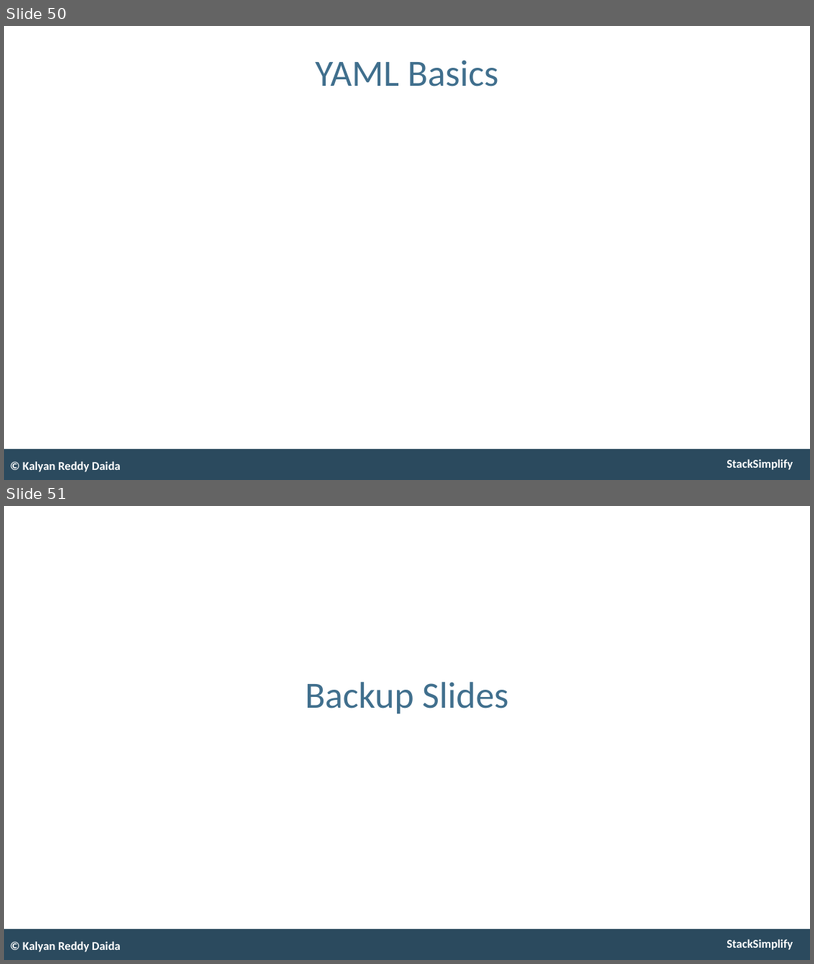
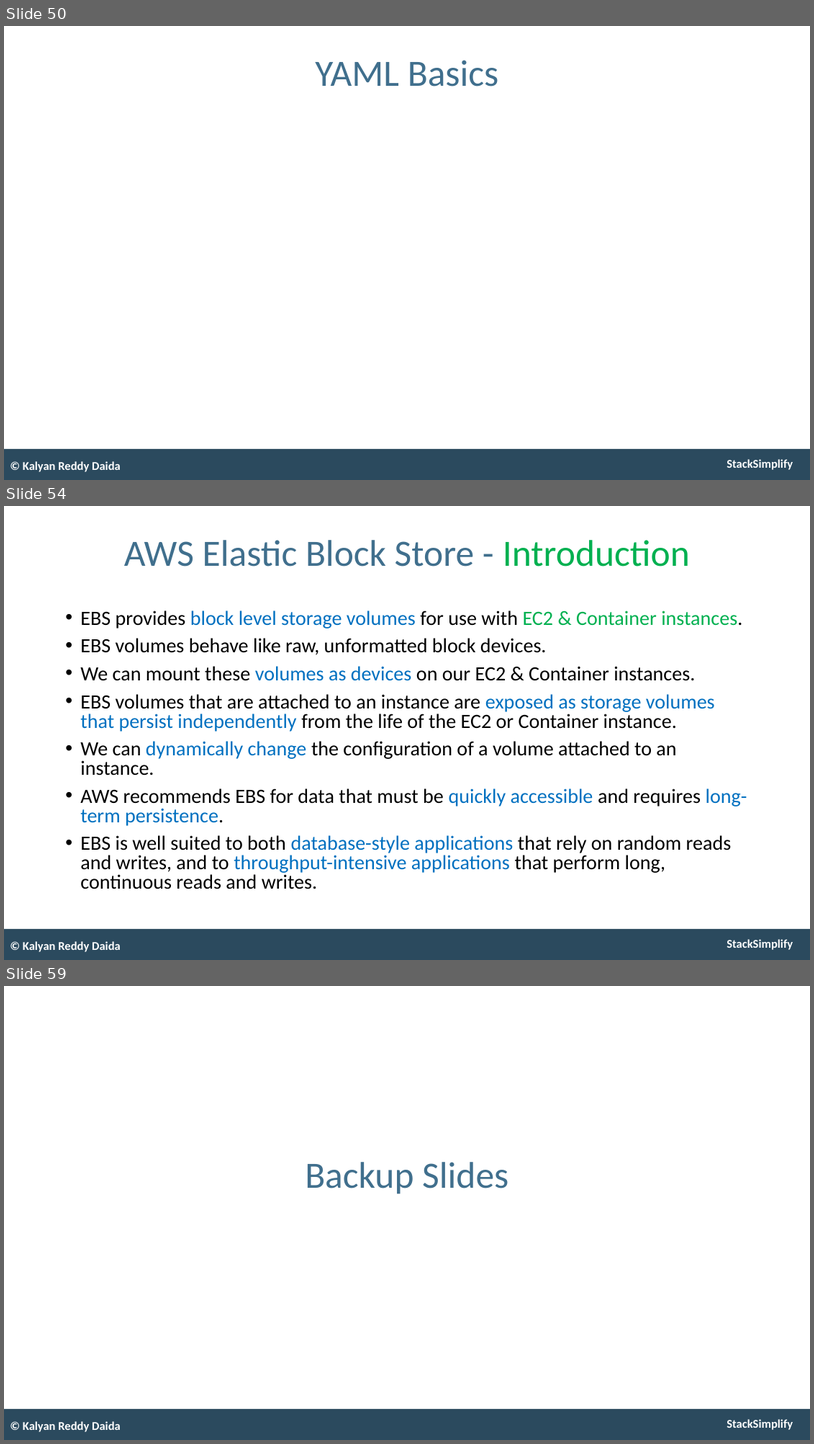
Before and after one commit to stacksimplify/aws-eks-kubernetes-masterclass, a slide deck: presentation/AWS-Fargate-and-EKS-Masterclass.pptx. Shown one above the other, each under a label of ours: slides 50 and 51 before the commit, slides 50, 54 and 59 after it; the slides between them are not shown. The pictures are 814x964 and 814x1444 pixels, drawn with LibreOffice and Linux fonts; fonts in the diff are those of the drawing. Boxes give left, top, right and bottom in pixels: in the first picture for what was removed or moved away, otherwise in the second. Text is boxed around its words. In the diff, an @@ line names an element or a change of style, - is before the commit and + after.

```diff
--- a/presentation/AWS-Fargate-and-EKS-Masterclass.pptx
+++ b/presentation/AWS-Fargate-and-EKS-Masterclass.pptx
@@ slide 54 added at [4, 506, 810, 960], background #FFFFFF; not listed: 2 template elements that a slide beside it also shows @@
@@ title added at [124, 540, 690, 566], 53 pt, text #406F8D @@
+AWS Elastic Block Store - Introduction
@@ text added at [80, 610, 748, 889], 28.9 pt, text #000000 @@
+• EBS provides block level storage volumes for use with EC2 & Container instances.
+• EBS volumes behave like raw, unformatted block devices.
+• We can mount these volumes as devices on our EC2 & Container instances.
+• EBS volumes that are attached to an instance are exposed as storage volumes that persist independently from the life of the EC2 or Container instance.
+• We can dynamically change the configuration of a volume attached to an instance.
+• AWS recommends EBS for data that must be quickly accessible and requires long-term persistence.
+• EBS is well suited to both database-style applications that rely on random reads and writes, and to throughput-intensive applications that perform long, continuous reads and writes.
@@ text added at [23, 941, 121, 952], 17 pt, text #FFFFFF, bold @@
+© Kalyan Reddy Daida
@@ what was slide 51 is now slide 59 @@
```
Also in this commit, not shown: 9 other slides added, 3 other files.
